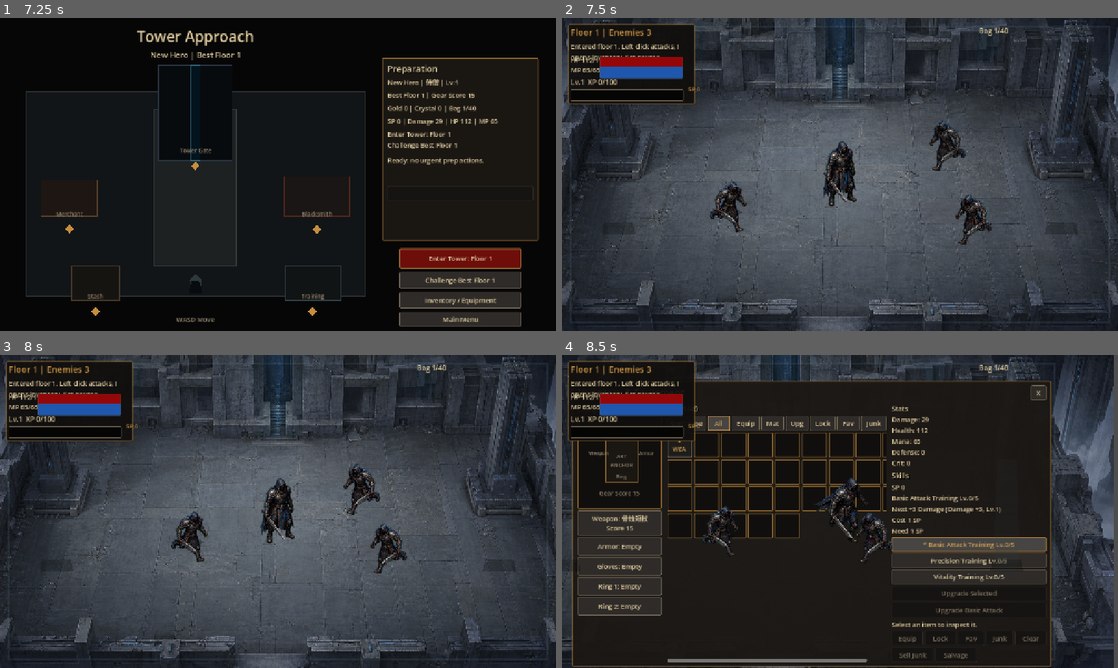
Above: before the commit, frames 1-4 (two rows, left to right).
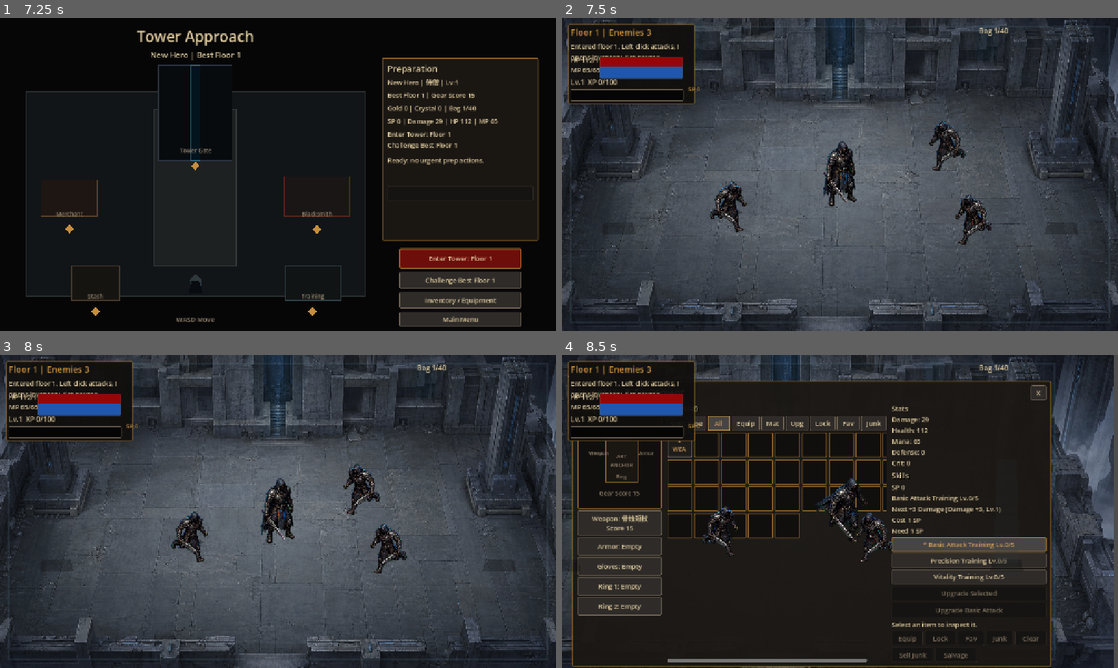
Above: after the commit, the same moments.

Repository: huhejie2009/dark-tower-2d-arpg
Game: Godot game, scene res://scenes/MainMenu.tscn
The game is run twice, just before and just after one commit, with the same random seed, the same clock (stepped at 60 frames per second) and the same inputs.
Inputs (mouse positions are in pixels of both pictures, inside the frame that each line leads up to):
- Up to frame 1 (7.25 s): click "Start Game" at 0.5 s; click "slot_1 Empty Click to select" at 1.25 s; click "slot_2 Empty Click to select" at 2 s; click "slot_3 Empty Click to select" at 2.75 s; click "战士" at 3.5 s; click "游侠" at 4.25 s; click "法师" at 5 s; click "侍僧" at 5.75 s; click "Create In Selected Empty Slot" at 6.5 s
- Up to frame 2 (7.5 s): click "Enter Tower: Floor 1" at 7.25 s
- Up to frame 3 (8 s): no input
- Up to frame 4 (8.5 s): tap Enter at 8 s; move the mouse to (962, 495) at 8.02 s; hold D (move_right) from 8.03 s (still down); tap I at 8.1 s; click (962, 495) at 8.17 s

Frame 1 is identical in both runs. In frame 2, 0.2% of the frame differs, in the area x 27-78%, y 32-73%; in frame 3, 0.2%, in the area x 31-74%, y 35-69%; in frame 4, 0.1%.

Commit message:
Add pixel actor art trial contract

Diff:
--- a/scripts/app/Game2D.gd
+++ b/scripts/app/Game2D.gd
@@ -524,6 +524,15 @@
 	player.apply_visual_asset_manifest({
 		"asset_pipeline": "IMAGE2",
 		"pose_variation_version": "production_dark_armor_v3",
+		"art_family": "dark_high_res_pixel_actor",
+		"environment_pairing": "painterly_brutalist_tower",
+		"texture_filter": "nearest",
+		"directional_target": "4dir",
+		"separate_combat_vfx": true,
+		"contact_shadow": {
+			"required": true,
+			"style": "soft_grounded_cold_ambient",
+		},
 		"direction_mode": "runtime_flip_2dir",
 		"enabled": true,
 		"sprite_sheet_path": DEFAULT_PLAYER_IMAGE2_SPRITE_PATH,
@@ -595,11 +604,18 @@
 	}
 
 func _get_default_actor_art_contract_for_test() -> Dictionary:
+	var manifest := {}
+	if is_instance_valid(player) and player.has_method("get_visual_asset_manifest"):
+		manifest = player.get_visual_asset_manifest()
 	return {
 		"player_asset_pipeline": "IMAGE2",
 		"player_sprite_path": DEFAULT_PLAYER_IMAGE2_SPRITE_PATH,
 		"player_sprite_loaded": _is_default_player_art_loaded(),
 		"player_procedural_hidden": _is_player_procedural_body_hidden(),
+		"actor_art_family": str(manifest.get("art_family", "")),
+		"actor_environment_pairing": str(manifest.get("environment_pairing", "")),
+		"actor_texture_filter": str(manifest.get("texture_filter", "")),
+		"actor_directional_target": str(manifest.get("directional_target", "")),
 	}
 
 func _spawn_wave() -> void:
--- a/scripts/combat/Enemy2D.gd
+++ b/scripts/combat/Enemy2D.gd
@@ -316,6 +316,7 @@
 	if is_instance_valid(actor_sprite):
 		actor_sprite.visible = bool(visual_asset_manifest.get("enabled", false))
 		actor_sprite.region_enabled = true
+		_apply_actor_sprite_filter()
 		_load_actor_sprite_texture()
 	_update_procedural_visual_visibility()
 	var animations := Dictionary(visual_asset_manifest.get("animations", {}))
@@ -497,6 +498,13 @@
 	actor_sprite.texture = ImageTexture.create_from_image(image)
 	_update_procedural_visual_visibility()
 
+func _apply_actor_sprite_filter() -> void:
+	var filter := str(visual_asset_manifest.get("texture_filter", "linear"))
+	if filter == "nearest":
+		actor_sprite.texture_filter = CanvasItem.TEXTURE_FILTER_NEAREST
+	else:
+		actor_sprite.texture_filter = CanvasItem.TEXTURE_FILTER_LINEAR
+
 func _trigger_death_animation() -> void:
 	var animations := Dictionary(visual_asset_manifest.get("animations", {}))
 	if animations.has("death"):
@@ -571,6 +579,7 @@
 		"attack_arc_visible": is_instance_valid(attack_arc) and attack_arc.visible,
 		"facing_bucket": _get_facing_bucket(),
 		"sprite_flipped_h": actor_sprite.flip_h if is_instance_valid(actor_sprite) else false,
+		"texture_filter": actor_sprite.texture_filter if is_instance_valid(actor_sprite) else CanvasItem.TEXTURE_FILTER_PARENT_NODE,
 		"direction_mode": str(visual_asset_manifest.get("direction_mode", "runtime_flip_2dir")),
 		"resolved_frame_index": _get_resolved_actor_frame_index(),
 		"direction_frame_offset": _get_direction_frame_offset(),
--- a/scripts/combat/Player2D.gd
+++ b/scripts/combat/Player2D.gd
@@ -246,6 +246,7 @@
 	if is_instance_valid(actor_sprite):
 		actor_sprite.visible = bool(visual_asset_manifest.get("enabled", false))
 		actor_sprite.region_enabled = true
+		_apply_actor_sprite_filter()
 		_load_actor_sprite_texture()
 	_update_procedural_visual_visibility()
 	var animations := Dictionary(visual_asset_manifest.get("animations", {}))
@@ -402,6 +403,13 @@
 	actor_sprite.texture = ImageTexture.create_from_image(image)
 	_update_procedural_visual_visibility()
 
+func _apply_actor_sprite_filter() -> void:
+	var filter := str(visual_asset_manifest.get("texture_filter", "linear"))
+	if filter == "nearest":
+		actor_sprite.texture_filter = CanvasItem.TEXTURE_FILTER_NEAREST
+	else:
+		actor_sprite.texture_filter = CanvasItem.TEXTURE_FILTER_LINEAR
+
 func _trigger_death_animation() -> void:
 	var animations := Dictionary(visual_asset_manifest.get("animations", {}))
 	if animations.has("death"):
@@ -494,6 +502,7 @@
 		"animation": actor_animation_name,
 		"facing_bucket": _get_facing_bucket(),
 		"sprite_flipped_h": actor_sprite.flip_h if is_instance_valid(actor_sprite) else false,
+		"texture_filter": actor_sprite.texture_filter if is_instance_valid(actor_sprite) else CanvasItem.TEXTURE_FILTER_PARENT_NODE,
 		"direction_mode": str(visual_asset_manifest.get("direction_mode", "runtime_flip_2dir")),
 		"resolved_frame_index": _get_resolved_actor_frame_index(),
 		"direction_frame_offset": _get_direction_frame_offset(),
--- a/scripts/rules/FloorRules.gd
+++ b/scripts/rules/FloorRules.gd
@@ -50,6 +50,15 @@
 const ROT_MELEE_IMAGE2_MANIFEST := {
 	"asset_pipeline": "image2",
 	"pose_variation_version": "production_dark_armor_v3",
+	"art_family": "dark_high_res_pixel_actor",
+	"environment_pairing": "painterly_brutalist_tower",
+	"texture_filter": "nearest",
+	"directional_target": "4dir",
+	"separate_combat_vfx": true,
+	"contact_shadow": {
+		"required": true,
+		"style": "soft_grounded_cold_ambient",
+	},
 	"direction_mode": "runtime_flip_2dir",
 	"enabled": true,
 	"hide_procedural_body": true,
@@ -66,6 +75,15 @@
 const SHADOW_ARCHER_IMAGE2_MANIFEST := {
 	"asset_pipeline": "image2",
 	"pose_variation_version": "production_dark_armor_v3",
+	"art_family": "dark_high_res_pixel_actor",
+	"environment_pairing": "painterly_brutalist_tower",
+	"texture_filter": "nearest",
+	"directional_target": "4dir",
+	"separate_combat_vfx": true,
+	"contact_shadow": {
+		"required": true,
+		"style": "soft_grounded_cold_ambient",
+	},
 	"direction_mode": "runtime_flip_2dir",
 	"enabled": true,
 	"hide_procedural_body": true,
--- /dev/null
+++ b/tests/regression/regression_pixel_actor_art_trial_contract.gd
@@ -0,0 +1,59 @@
+extends SceneTree
+
+const Game2DScene := preload("res://scenes/Game2D.tscn")
+const FloorRulesScript := preload("res://scripts/rules/FloorRules.gd")
+
+var failures: Array[String] = []
+
+func _initialize() -> void:
+	call_deferred("_run")
+
+func _run() -> void:
+	var scene := Game2DScene.instantiate()
+	root.add_child(scene)
+	await process_frame
+
+	_expect(scene.has_method("_get_default_actor_art_contract_for_test"), "Game2D should expose default actor art contract")
+	if scene.has_method("_get_default_actor_art_contract_for_test"):
+		var contract: Dictionary = scene.call("_get_default_actor_art_contract_for_test")
+		_expect(str(contract.get("actor_art_family", "")) == "dark_high_res_pixel_actor", "player art contract should declare the pixel actor family")
+		_expect(str(contract.get("actor_environment_pairing", "")) == "painterly_brutalist_tower", "player art should declare painterly tower environment pairing")
+		_expect(str(contract.get("actor_texture_filter", "")) == "nearest", "player art should request nearest filtering")
+		_expect(str(contract.get("actor_directional_target", "")) == "4dir", "player art should target 4dir production sheets")
+
+	var player := scene.find_child("Player2D", true, false)
+	_expect(player != null, "player should exist")
+	if player != null and player.has_method("get_actor_presentation_state_for_test"):
+		var player_state: Dictionary = player.call("get_actor_presentation_state_for_test")
+		_expect(int(player_state.get("texture_filter", -1)) == CanvasItem.TEXTURE_FILTER_NEAREST, "player sprite should use nearest filtering for pixel actor trial")
+
+	for enemy_type in ["rot_melee", "shadow_archer"]:
+		var data: Dictionary = FloorRulesScript.get_enemy_type_data(enemy_type, 1)
+		var manifest: Dictionary = Dictionary(data.get("visual_asset_manifest", {}))
+		_assert_pixel_manifest(manifest, enemy_type)
+
+	scene.queue_free()
+	await process_frame
+	_finish()
+
+func _assert_pixel_manifest(manifest: Dictionary, label: String) -> void:
+	_expect(str(manifest.get("art_family", "")) == "dark_high_res_pixel_actor", "%s should declare the pixel actor family" % label)
+	_expect(str(manifest.get("environment_pairing", "")) == "painterly_brutalist_tower", "%s should pair with painterly brutalist tower environments" % label)
+	_expect(str(manifest.get("texture_filter", "")) == "nearest", "%s should request nearest filtering" % label)
+	_expect(str(manifest.get("directional_target", "")) == "4dir", "%s should target 4dir production sheets" % label)
+	_expect(bool(manifest.get("separate_combat_vfx", false)), "%s should keep combat VFX separate from actor animation" % label)
+	var contact_shadow: Dictionary = Dictionary(manifest.get("contact_shadow", {}))
+	_expect(bool(contact_shadow.get("required", false)), "%s should require grounded contact shadow" % label)
+
+func _finish() -> void:
+	if failures.is_empty():
+		print("NEW_PROJECT_PIXEL_ACTOR_ART_TRIAL_CONTRACT_OK")
+		quit(0)
+	else:
+		for failure in failures:
+			push_error(failure)
+		quit(1)
+
+func _expect(condition: bool, message: String) -> void:
+	if not condition:
+		failures.append(message)
Not shown, changed: README.md
Not shown, added: docs/content/2026-06-11-pixel-actor-art-trial-pipeline.md
Not shown, added: docs/progress/2026-06-11-pixel-actor-art-trial-progress.md
Not shown, added: docs/superpowers/plans/2026-06-11-pixel-actor-art-trial.md
